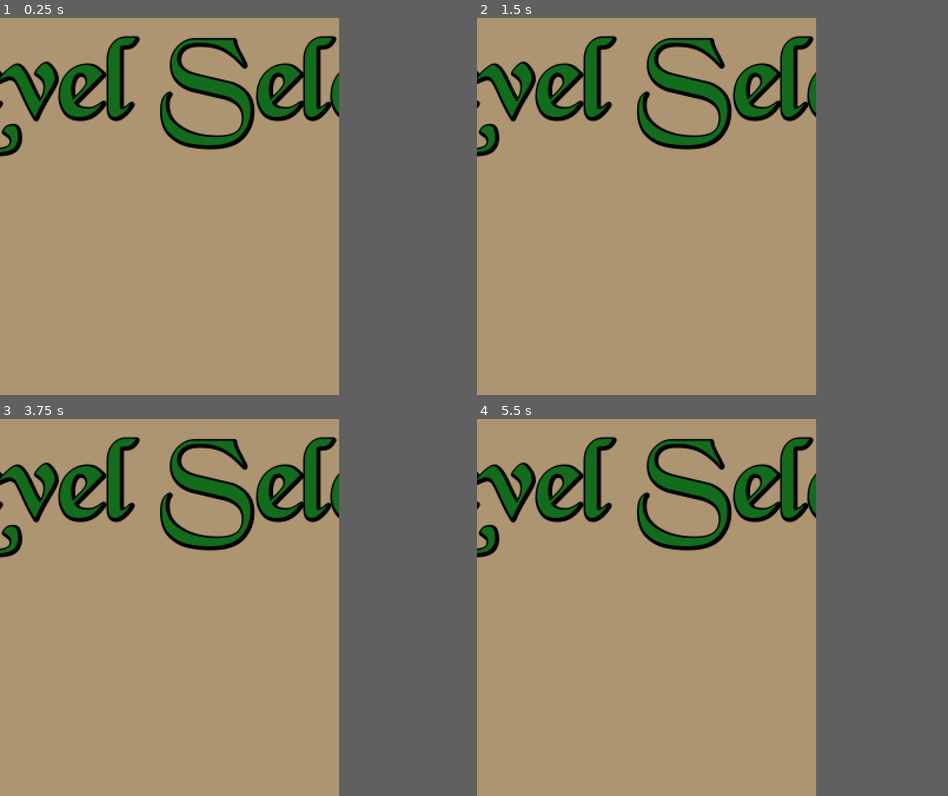
Above: before the commit, frames 1-4 (two rows, left to right).
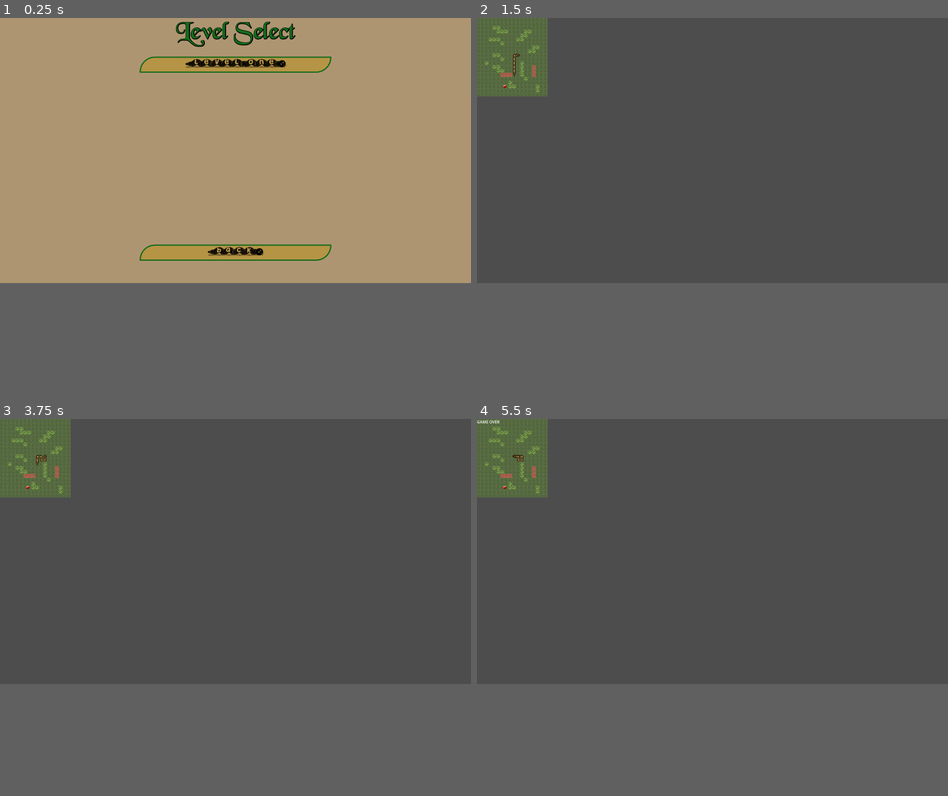
Above: after the commit, the same moments.

Repository: B-nce/Snake
Game: Godot game, scene res://scenes/level_select/level_select.tscn
The game is run twice, just before and just after one commit, with the same random seed, the same clock (stepped at 60 frames per second) and the same inputs. This scene is started directly instead of the project's main scene.
Inputs (mouse positions are in pixels of both pictures, inside the frame that each line leads up to):
- Up to frame 1 (0.25 s): no input
- Up to frame 2 (1.5 s): click (646, 85) at 0.5 s, where only the run after the commit has a clickable "(Level one)"; tap Enter at 1.25 s; hold Right (right) from 1.28 s (still down)
- Up to frame 3 (3.75 s): tap Space at 2, 3.5 s; release Right (right) at 2.03 s; hold Down (down) 2.03-2.78 s; tap Enter at 2.75 s; hold Right (right) 2.78-3.53 s; hold Up (up) from 3.53 s (still down)
- Up to frame 4 (5.5 s): tap Enter at 4.25 s; release Up (up) at 4.28 s; hold Left (left) from 4.28 s (still down); tap Space at 5 s
The window is 576x640 before the commit and 800x450 after it. Grey fills any space a smaller window leaves; there, only what the larger window draws over its background counts as a difference.

The runs differ from the first frame. In frame 1, 12% of the frame differs, in the area x 0-72%, y 0-65%; in frame 2, 50%; in frame 3, 50%, in the area x 0-72%, y 0-71%; in frame 4, 50%.

Commit message:
level select fix

Diff:
--- a/snake/project.godot
+++ b/snake/project.godot
@@ -31,8 +31,8 @@
 
 [display]
 
-window/size/viewport_width=288
-window/size/viewport_height=320
+window/size/viewport_width=1920
+window/size/viewport_height=1080
 window/stretch/mode="viewport"
 
 [input]
--- a/snake/scenes/level_select/level_select.gd
+++ b/snake/scenes/level_select/level_select.gd
@@ -5,3 +5,7 @@
 
 func _on_back_button_pressed() -> void:
 	get_tree().change_scene_to_file("res://scenes/main_menu_scene/main_menu.tscn")
+
+
+func _on_level_1_button_pressed() -> void:
+	get_tree().change_scene_to_file("res://scenes/level_1/level_1.tscn")
--- a/snake/scenes/level_select/level_select.tscn
+++ b/snake/scenes/level_select/level_select.tscn
@@ -31,6 +31,8 @@
 corner_radius_bottom_right = 150
 corner_radius_bottom_left = 5
 
+[sub_resource type="Theme" id="Theme_vdlig"]
+
 [node name="LevelSelect" type="Control"]
 layout_mode = 3
 anchors_preset = 15
@@ -45,28 +47,11 @@
 anchors_preset = 15
 anchor_right = 1.0
 anchor_bottom = 1.0
+offset_right = 1638.0
+offset_bottom = 762.0
 grow_horizontal = 2
 grow_vertical = 2
 theme_override_styles/panel = SubResource("StyleBoxFlat_4ek2u")
-
-[node name="BackButton" type="Button" parent="."]
-layout_mode = 0
-offset_left = 650.0
-offset_top = 763.0
-offset_right = 1252.0
-offset_bottom = 829.0
-size_flags_vertical = 3
-focus_mode = 0
-theme_override_colors/font_hover_color = Color(0.0745098, 0.423529, 0.105882, 1)
-theme_override_colors/font_color = Color(0, 0, 0, 1)
-theme_override_colors/font_focus_color = Color(0.0745098, 0.423529, 0.105882, 1)
-theme_override_colors/font_pressed_color = Color(0, 0, 0, 1)
-theme_override_fonts/font = ExtResource("1_t5gxd")
-theme_override_font_sizes/font_size = 55
-theme_override_styles/hover = SubResource("StyleBoxFlat_vdlig")
-theme_override_styles/pressed = SubResource("StyleBoxFlat_vdlig")
-theme_override_styles/normal = SubResource("StyleBoxFlat_3c84o")
-text = "(back)"
 
 [node name="TitleLabel" type="Label" parent="."]
 layout_mode = 1
@@ -84,12 +69,26 @@
 theme_override_font_sizes/font_size = 100
 text = "Level Select"
 
-[node name="Level1Button" type="Button" parent="."]
-layout_mode = 0
-offset_left = 650.0
-offset_top = 184.0
-offset_right = 1252.0
-offset_bottom = 250.0
+[node name="VBoxContainer" type="VBoxContainer" parent="."]
+layout_mode = 1
+anchors_preset = 8
+anchor_left = 0.5
+anchor_top = 0.5
+anchor_right = 0.5
+anchor_bottom = 0.5
+offset_left = -391.0
+offset_top = -383.0
+offset_right = 391.0
+offset_bottom = 479.0
+grow_horizontal = 2
+grow_vertical = 2
+theme_override_constants/separation = 700
+
+[node name="MarginContainer" type="MarginContainer" parent="VBoxContainer"]
+layout_mode = 2
+
+[node name="Level1Button" type="Button" parent="VBoxContainer/MarginContainer"]
+layout_mode = 2
 size_flags_vertical = 3
 focus_mode = 0
 theme_override_colors/font_hover_color = Color(0.0745098, 0.423529, 0.105882, 1)
@@ -103,4 +102,24 @@
 theme_override_styles/normal = SubResource("StyleBoxFlat_3c84o")
 text = "(Level one)"
 
-[connection signal="pressed" from="BackButton" to="." method="_on_back_button_pressed"]
+[node name="MarginContainer2" type="MarginContainer" parent="VBoxContainer"]
+layout_mode = 2
+theme = SubResource("Theme_vdlig")
+
+[node name="BackButton" type="Button" parent="VBoxContainer/MarginContainer2"]
+layout_mode = 2
+size_flags_vertical = 3
+focus_mode = 0
+theme_override_colors/font_hover_color = Color(0.0745098, 0.423529, 0.105882, 1)
+theme_override_colors/font_color = Color(0, 0, 0, 1)
+theme_override_colors/font_focus_color = Color(0.0745098, 0.423529, 0.105882, 1)
+theme_override_colors/font_pressed_color = Color(0, 0, 0, 1)
+theme_override_fonts/font = ExtResource("1_t5gxd")
+theme_override_font_sizes/font_size = 55
+theme_override_styles/hover = SubResource("StyleBoxFlat_vdlig")
+theme_override_styles/pressed = SubResource("StyleBoxFlat_vdlig")
+theme_override_styles/normal = SubResource("StyleBoxFlat_3c84o")
+text = "(back)"
+
+[connection signal="pressed" from="VBoxContainer/MarginContainer/Level1Button" to="." method="_on_level_1_button_pressed"]
+[connection signal="pressed" from="VBoxContainer/MarginContainer2/BackButton" to="." method="_on_back_button_pressed"]
Not shown: 1 places in snake/scenes/level_select/level_select.tscn that only renumber resources
